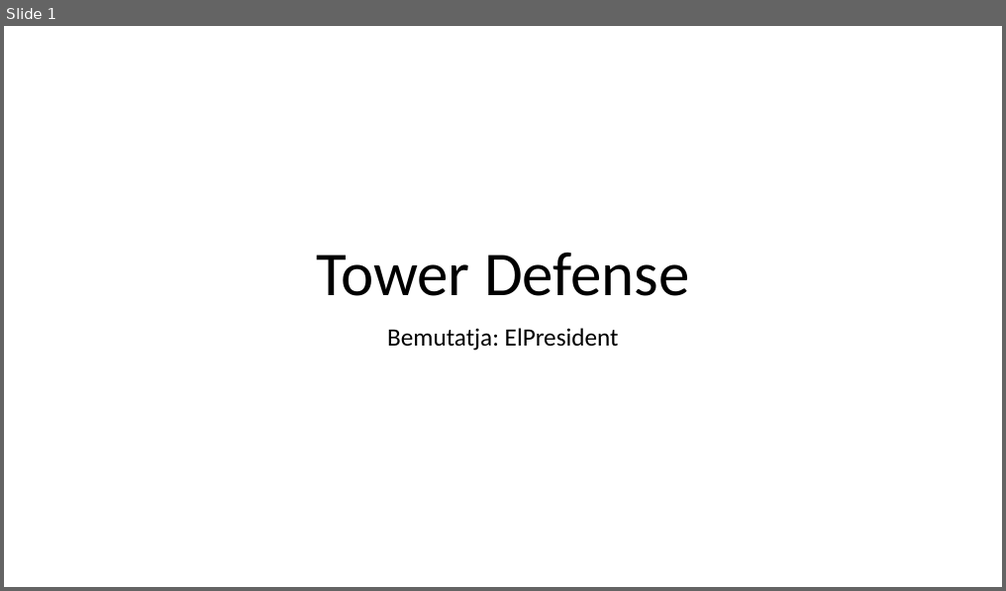
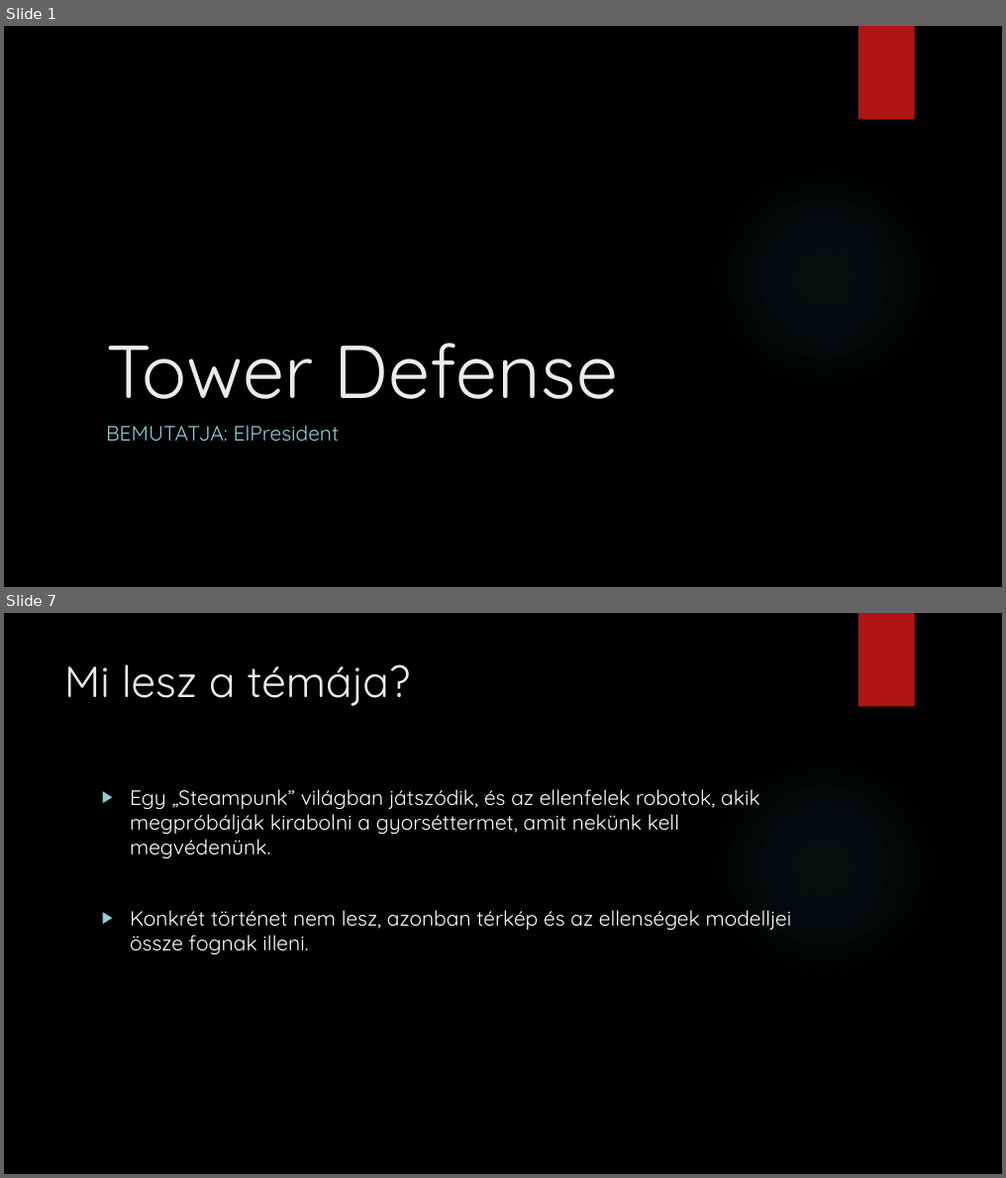
Before and after one commit to AdamBen01/ElPresident, a slide deck: Tower_Defense.pptx. Shown one above the other, each under a label of ours: slide 1 before the commit, slides 1 and 7 after it; the slides between them are not shown. The pictures are 1006x591 and 1006x1178 pixels, drawn with LibreOffice and Linux fonts; fonts in the diff are those of the drawing; background and template pictures are left out. Boxes give left, top, right and bottom in pixels: in the first picture for what was removed or moved away, otherwise in the second. Text is boxed around its words. In the diff, an @@ line names an element or a change of style, - is before the commit and + after.

```diff
--- a/Tower_Defense.pptx
+++ b/Tower_Defense.pptx
@@ slide 7 added at <box>4,613,1002,1174</box>, background picture (left out); not listed: 2 template elements that a slide beside it also shows @@
@@ title added at <box>64,664,411,706</box>, 42 pt, text #EBEBEB @@
+Mi lesz a témája?
@@ text added at <box>130,789,792,956</box>, 20 pt, text #FFFFFF @@
+▶ Egy „Steampunk” világban játszódik, és az ellenfelek robotok, akik megpróbálják kirabolni a gyorséttermet, amit nekünk kell megvédenünk.
+▶ Konkrét történet nem lesz, azonban térkép és az ellenségek modelljei össze fognak illeni.
@@ slide 1 changed as well @@
@@ background #FFFFFF to picture (left out) @@
@@ rectangle added at <box>858,26,915,120</box>, fill #B01513 @@
@@ title "Tower Defense": place and size @@
-title "Tower Defense" at <box>316,253,690,296</box>
+title "Tower Defense" at <box>106,343,618,399</box>
@@ title "Tower Defense" at <box>106,343,618,399</box>: size 60 to 72 pt, font Calibri to Quicksand, text colour #000000 to #EBEBEB; alignment centre to left; line spacing 0.9 to 1 @@
@@ ellipse added at <box>709,163,939,393</box>, fill gradient #50B9C1 @@
@@ subtitle at <box>106,425,340,441</box>: text changed; size 24 to 20 pt; font Calibri to Quicksand; text colour #000000 to #8AD0D6 @@
-Bemutatja: ElPresident
+BEMUTATJA: ElPresident
```
Also in this commit, not shown: 2 other slides changed, 8 other slides added, 1 slide removed.
